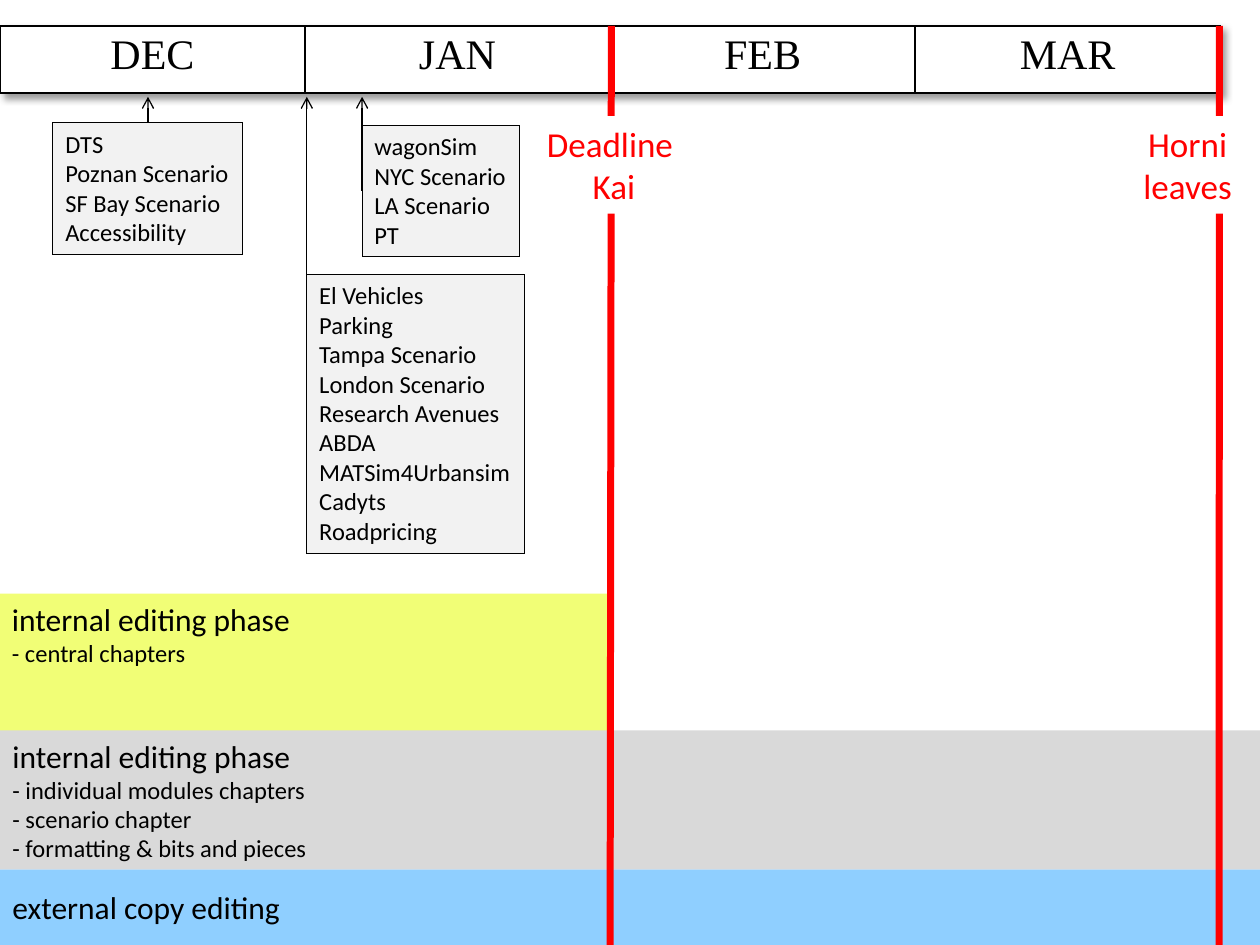
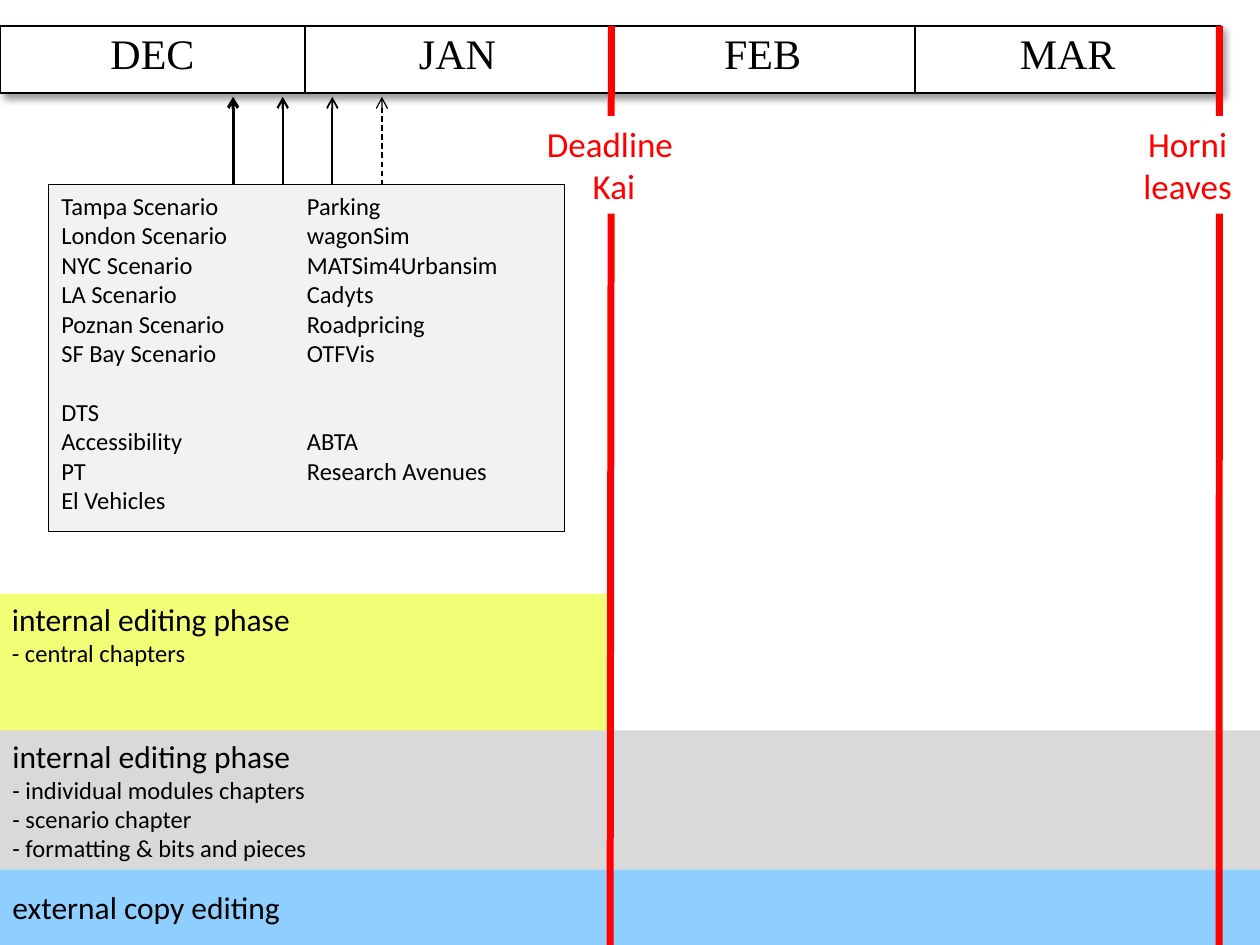
Before and after one commit to sashigurram/book, a slide deck: slide 1 of admin/timeline.pptx. Drawn at 1260x945 pixels with LibreOffice and Linux fonts; fonts in the diff are those of the drawing. Boxes give left, top, right and bottom in pixels: in the first picture for what was removed or moved away, otherwise in the second. Text is boxed around its words. In the diff, an @@ line names an element or a change of style, - is before the commit and + after.

Commit message:
admin

```diff
--- a/admin/timeline.pptx
+++ b/admin/timeline.pptx
@@ arrow removed from (147, 122) to (147, 97) @@
@@ arrow added from (233, 185) to (233, 97), #000000 1.75 pt @@
@@ arrow added from (282, 185) to (282, 97), #000000 1.25 pt @@
@@ arrow moved from (307, 465) - (307, 97) to (333, 185) - (333, 97) @@
@@ arrow (333, 185) - (333, 97): stroke #000000 0.75 pt to #000000 1 pt @@
@@ arrow moved from (362, 192) - (362, 97) to (382, 185) - (382, 97) @@
@@ arrow (382, 185) - (382, 97): stroke #000000 0.75 pt to #000000 0.75 pt dashed @@
@@ rectangle removed at (53,122,243,253) @@
-DTS
-Poznan Scenario
-SF Bay Scenario
-Accessibility
@@ rectangle removed at (362,125,519,256) @@
-wagonSim
-NYC Scenario
-LA Scenario
-PT
@@ rectangle "Tampa Scenario": place and size @@
-rectangle "Tampa Scenario" at (307,275,525,554)
+rectangle "Tampa Scenario" at (49,185,564,533)
@@ rectangle "Tampa Scenario" at (49,185,564,533): columns 1 to 2 @@
@@ text in rectangle at (61,198,228,366): paragraphs added @@
+Tampa Scenario
+London Scenario
+NYC Scenario
+LA Scenario
+Poznan Scenario
+SF Bay Scenario
+DTS
+Accessibility
+PT
@@ text in rectangle at (307,227,410,249): text changed @@
-Tampa Scenario
-London Scenario
-Research Avenues
-ABDA
+wagonSim
@@ text in rectangle at (307,345,486,480): paragraphs added @@
+OTFVis
+ABTA
+Research Avenues
```
